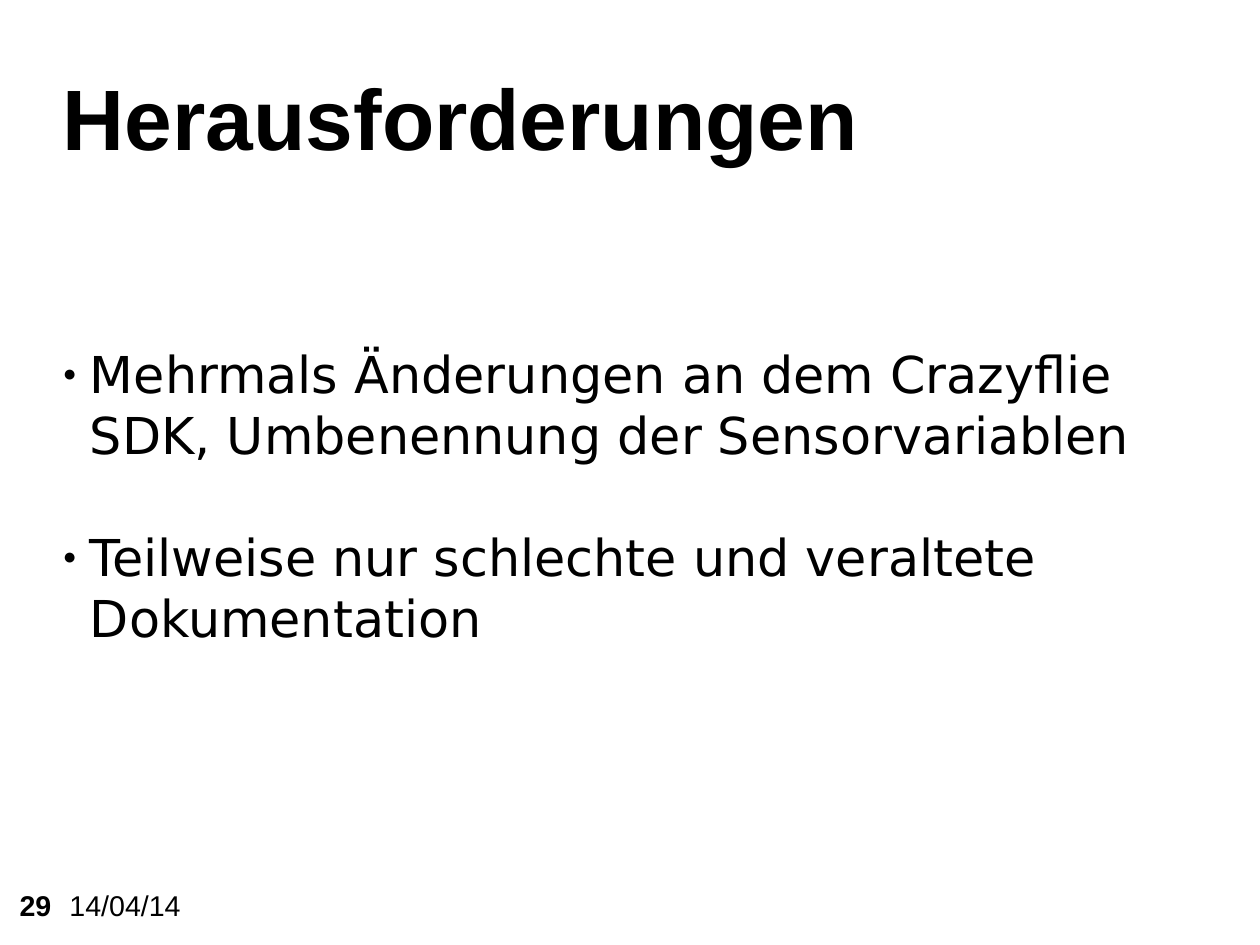
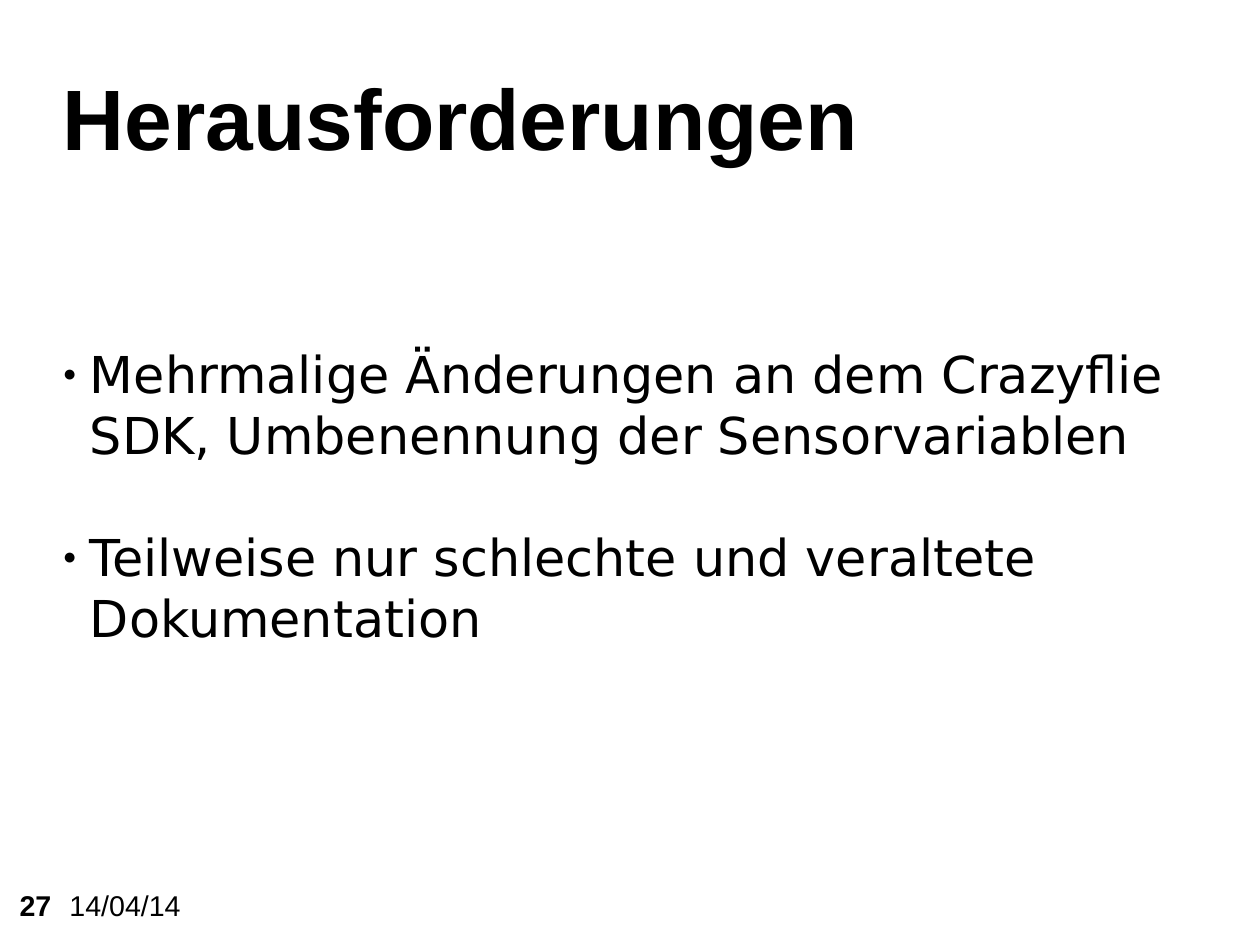
Before and after one commit to KITrokopter/Presentation, a slide deck: slide 27 of PresentationInTotal v0.1.odp (slide 29 before the commit). Drawn at 1260x945 pixels with LibreOffice and Linux fonts; fonts in the diff are those of the drawing; background and template pictures are left out. Boxes give left, top, right and bottom in pixels: in the first picture for what was removed or moved away, otherwise in the second. Text is boxed around its words. In the diff, an @@ line names an element or a change of style, - is before the commit and + after.

```diff
--- a/PresentationInTotal v0.1.odp
+++ b/PresentationInTotal v0.1.odp
@@ subtitle at [90,351,1163,465]: text changed @@
-● Mehrmals Änderungen an dem Crazyflie SDK, Umbenennung der Sensorvariablen
+● Mehrmalige Änderungen an dem Crazyflie SDK, Umbenennung der Sensorvariablen
@@ page number at [20,896,52,916]: text changed @@
-29
+27
```
Also in this commit, not shown: 6 other slides changed, 2 slides removed.
